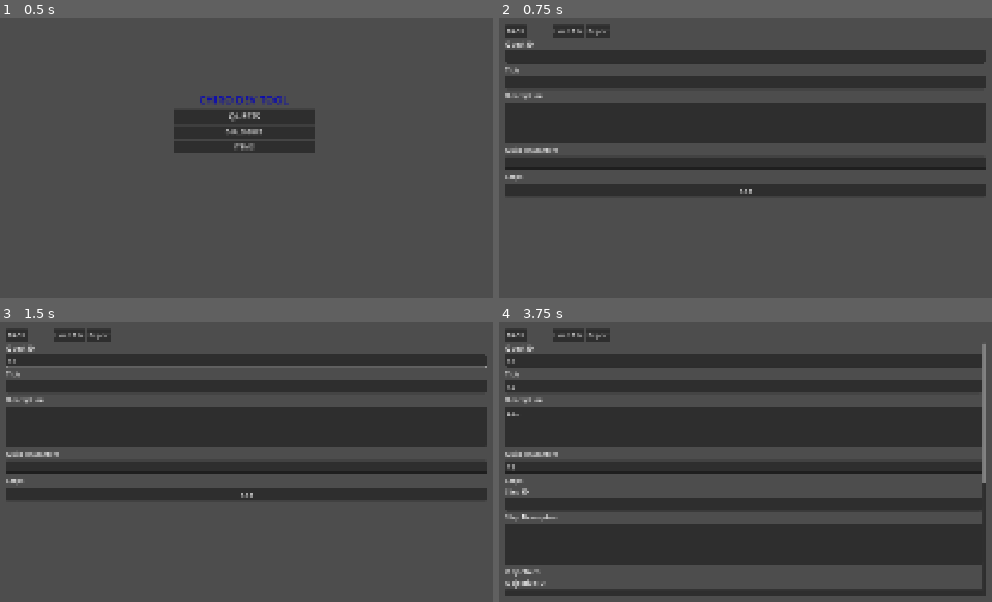
Above: before the commit, frames 1-4 (two rows, left to right).
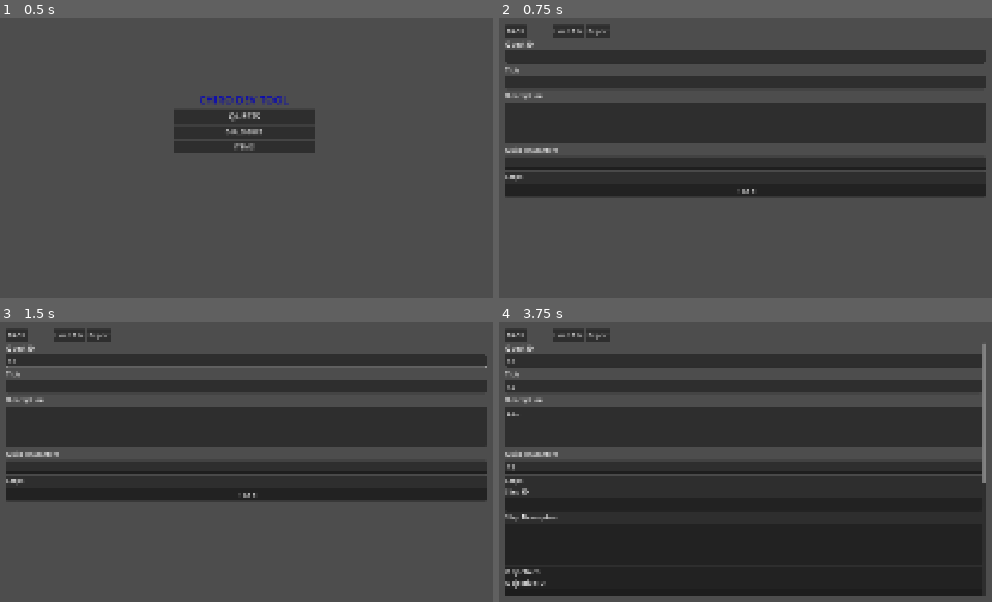
Above: after the commit, the same moments.

Repository: Seblecaribou/chiro-json-tool
Game: Godot game, scene res://Scenes/Main.tscn
Same seed, same stepped clock (60 frames per second), same inputs: the game is played once before the commit and once after it.
Inputs (mouse positions are in pixels of both pictures, inside the frame that each line leads up to):
- Up to frame 1 (0.5 s): no input
- Up to frame 2 (0.75 s): click "QUESTS" at 0.5 s
- Up to frame 3 (1.5 s): click (246, 361) at 1.27 s; type "12" at 1.35 s
- Up to frame 4 (3.75 s): click (745, 386) at 1.5 s; type "12" at 1.58 s; click (745, 425) at 1.73 s; type "Alex" at 1.82 s; click (745, 467) at 2.02 s; type "12" at 2.1 s; click (745, 495) at 2.75 s, where only the run before the commit has a clickable "Add"; click (745, 585) at 3.5 s, where only the run before the commit has a clickable "Add"

Frame 1 is identical in both runs. In frame 2, 4.2% of the frame differs, in the area x 1-99%, y 55-63%; in frame 3, 4.2%; in frame 4, 20%, in the area x 1-98%, y 55-96%.

Commit message:
Added panneling to nested arrays

Diff:
--- a/Scripts/EditorPage.gd
+++ b/Scripts/EditorPage.gd
@@ -106,6 +106,7 @@
 		"number":
 			_build_number(schema, parent)
 
+##Parse schema.json and generate inputs fields for objects
 func _build_object(schema: Dictionary, parent: Control) -> void:
 	var container : VBoxContainer = VBoxContainer.new()
 	parent.add_child(container)
@@ -117,24 +118,37 @@
 	for field in schema.get("fields", []):
 		_build_node(field, container)
 
+##Parse schema.json and generate inputs fields for arrays
 func _build_array(schema: Dictionary, parent: Control) -> void:
-	var wrapper: VBoxContainer = VBoxContainer.new()
-	parent.add_child(wrapper)
+	var panel := PanelContainer.new()
+	parent.add_child(panel)
+
+	panel.add_theme_constant_override("margin_left", 20)
+	panel.add_theme_constant_override("margin_top", 20)
+	panel.add_theme_constant_override("margin_right", 20)
+	panel.add_theme_constant_override("margin_bottom", 20)
+
+	var wrapper := VBoxContainer.new()
+	panel.add_child(wrapper)
 
 	wrapper.set_meta("json_type", "array")
 	wrapper.set_meta("json_schema", schema)
 	wrapper.set_meta("json_name", schema.get("name", ""))
 
-	var label : Label = Label.new()
+	# Title
+	var label := Label.new()
 	label.text = schema.get("label", schema.get("name", "Array"))
+	label.add_theme_font_size_override("font_size", 16)
 	wrapper.add_child(label)
 
-	var items_container : VBoxContainer = VBoxContainer.new()
+	# Items container
+	var items_container := VBoxContainer.new()
 	wrapper.add_child(items_container)
 	wrapper.set_meta("json_items_container", items_container)
 
-	var add_button : Button = Button.new()
-	add_button.text = "Add"
+	# Add button
+	var add_button := Button.new()
+	add_button.text = "+ Add"
 	wrapper.add_child(add_button)
 
 	add_button.pressed.connect(func():
